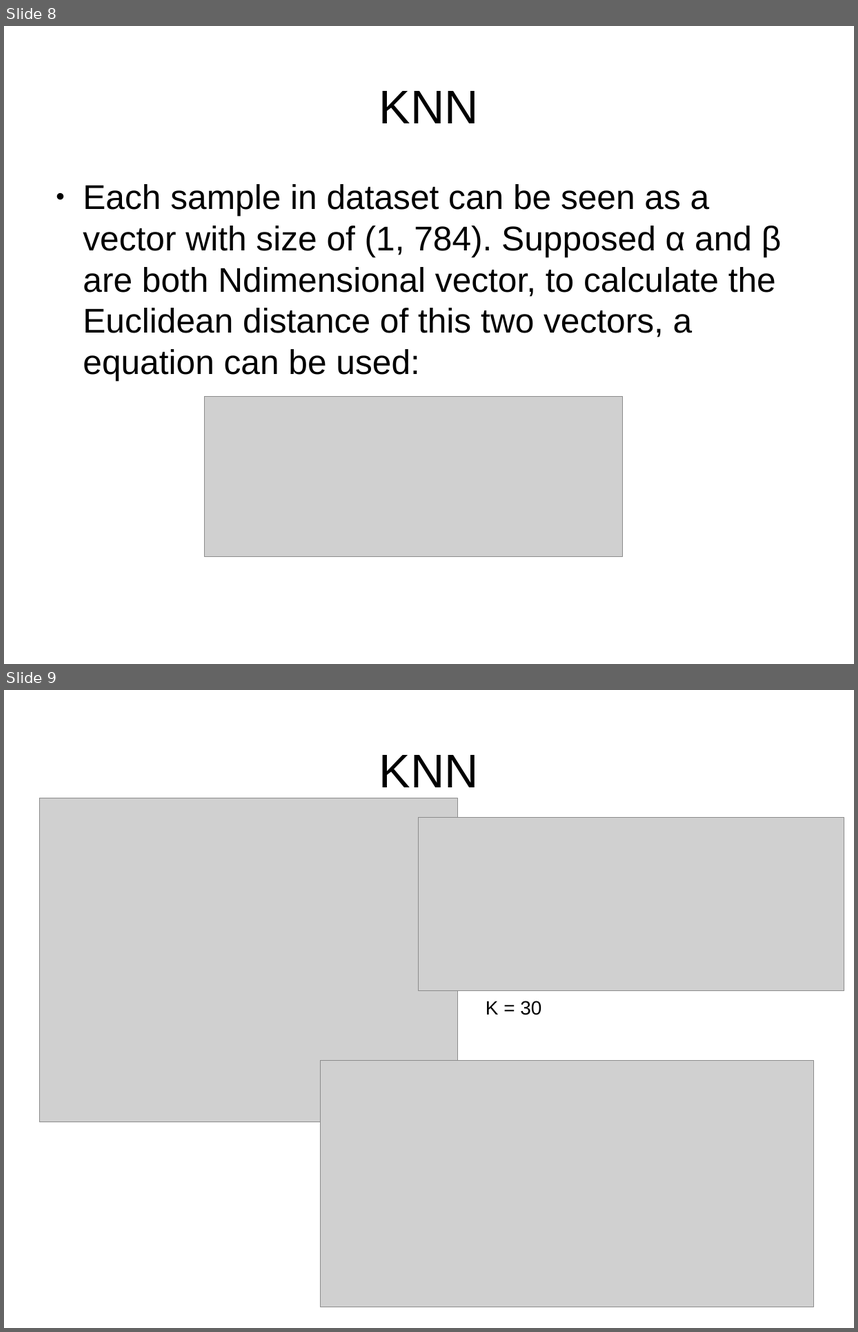
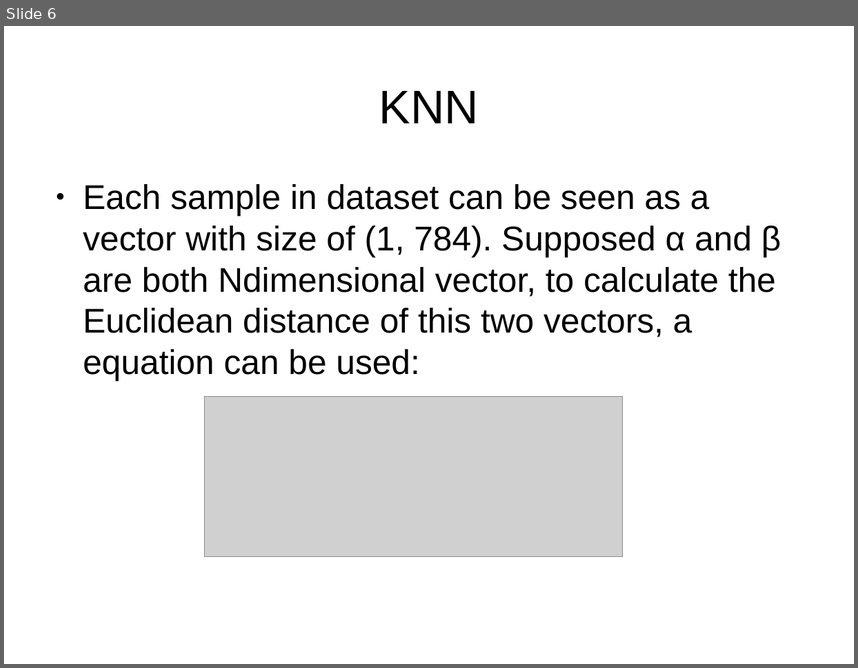
Before and after one commit to jsxcool/DigitRecognize, a slide deck: 695ppt 1.pptx. Shown one above the other, each under a label of ours: slides 8 and 9 before the commit, slide 6 after it. The pictures are 858x1332 and 858x668 pixels, drawn with LibreOffice and Linux fonts; fonts in the diff are those of the drawing; grey boxes stand for pictures; background and template pictures are left out. Boxes give left, top, right and bottom in pixels: in the first picture for what was removed or moved away, otherwise in the second. Text is boxed around its words. In the diff, an @@ line names an element or a change of style, - is before the commit and + after.

```diff
--- a/695ppt 1.pptx
+++ b/695ppt 1.pptx
@@ slide 9 removed at (4, 690, 854, 1328), background picture (left out) @@
@@ text removed at (379, 755, 479, 787) @@
-KNN
@@ picture removed at (39, 798, 457, 1122) @@
@@ picture removed at (419, 817, 845, 991) @@
@@ text removed at (486, 1000, 542, 1015) @@
-K = 30
@@ picture removed at (320, 1061, 813, 1307) @@
@@ what was slide 8 is now slide 6 @@
```
Also in this commit, not shown: 7 slides changed, 3 slides added, 2 other slides removed, 3 other files.
